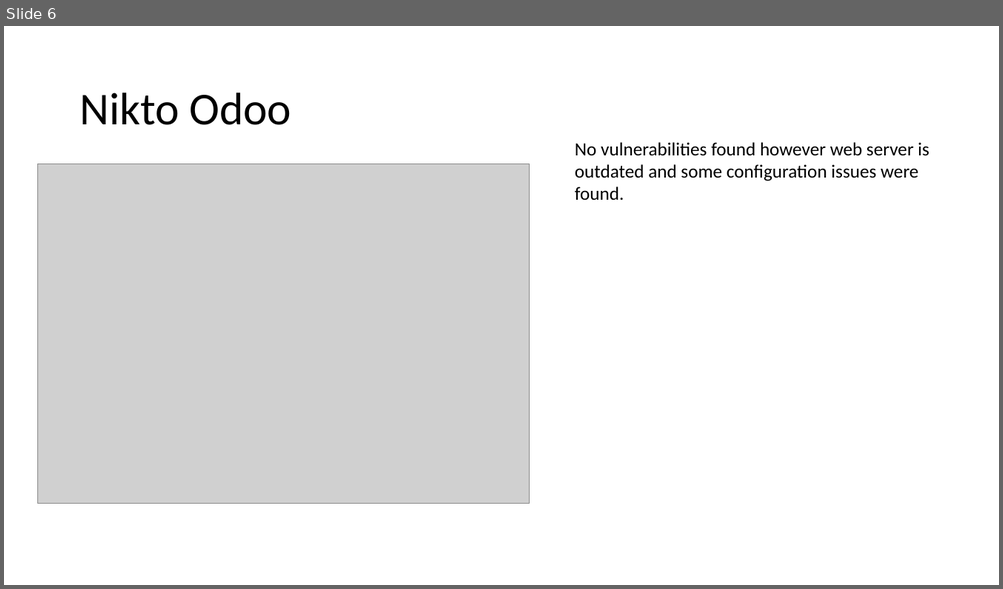
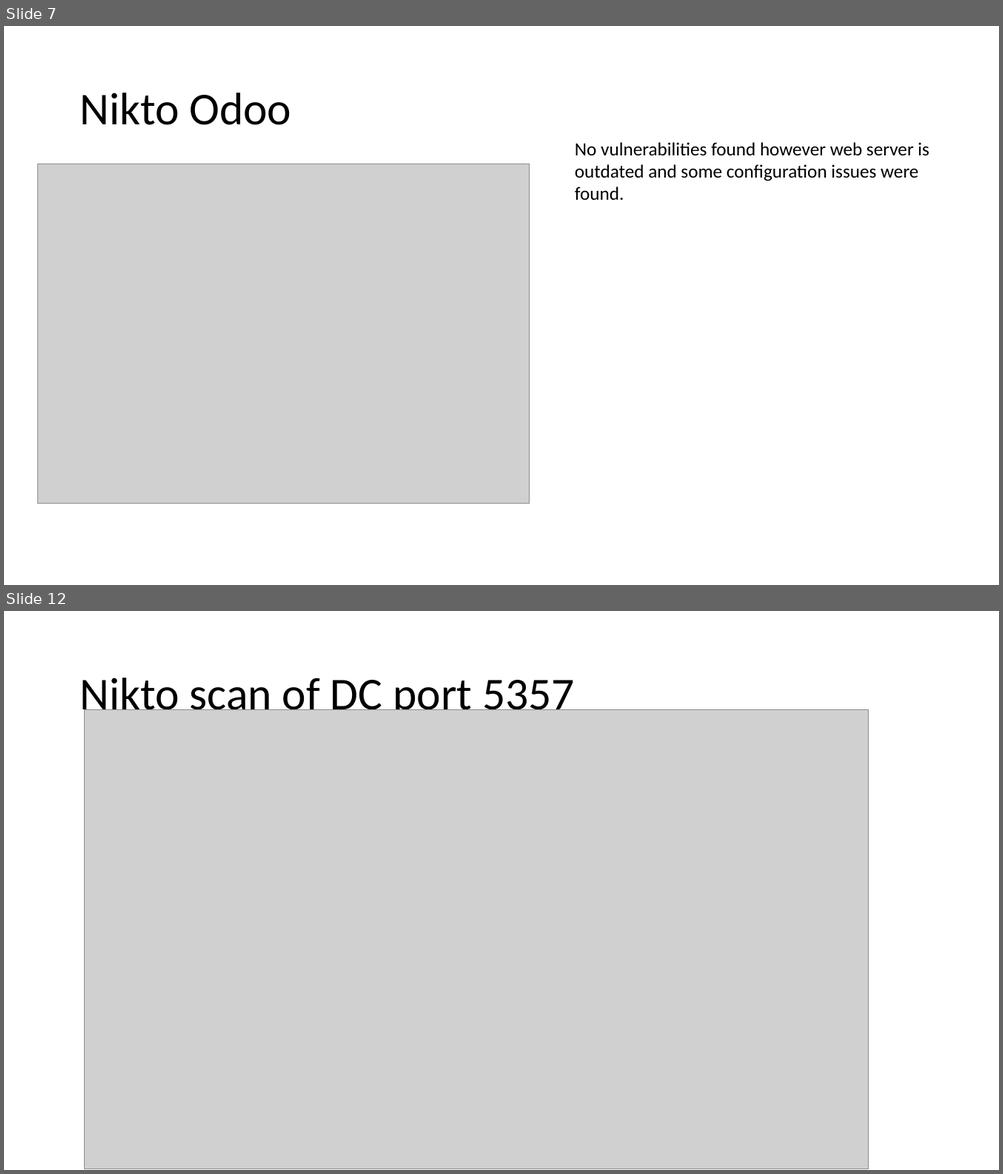
Before and after one commit to CHROME-PLATED-METRO-WOLF/coit11241-Cyber-Threat-Intelligence, a slide deck: evidence.pptx. Shown one above the other, each under a label of ours: slide 6 before the commit, slides 7 and 12 after it; the slides between them are not shown. The pictures are 1003x589 and 1003x1174 pixels, drawn with LibreOffice and Linux fonts; fonts in the diff are those of the drawing; grey boxes stand for pictures. Boxes give left, top, right and bottom in pixels: in the first picture for what was removed or moved away, otherwise in the second. Text is boxed around its words. In the diff, an @@ line names an element or a change of style, - is before the commit and + after.

Commit message:
Added reports
Added reports for nessus, nikto, legion

```diff
--- a/evidence.pptx
+++ b/evidence.pptx
@@ slide 12 added at (x1=4, y1=611, x2=999, y2=1170), background #FFFFFF @@
@@ title added at (x1=79, y1=678, x2=575, y2=721), 44 pt, text #000000 @@
+Nikto scan of DC port 5357
@@ picture added at (x1=85, y1=710, x2=868, y2=1170) @@
@@ what was slide 6 is now slide 7 @@
```
Also in this commit, not shown: 6 other slides added, 2 slides removed, 4 other files.
